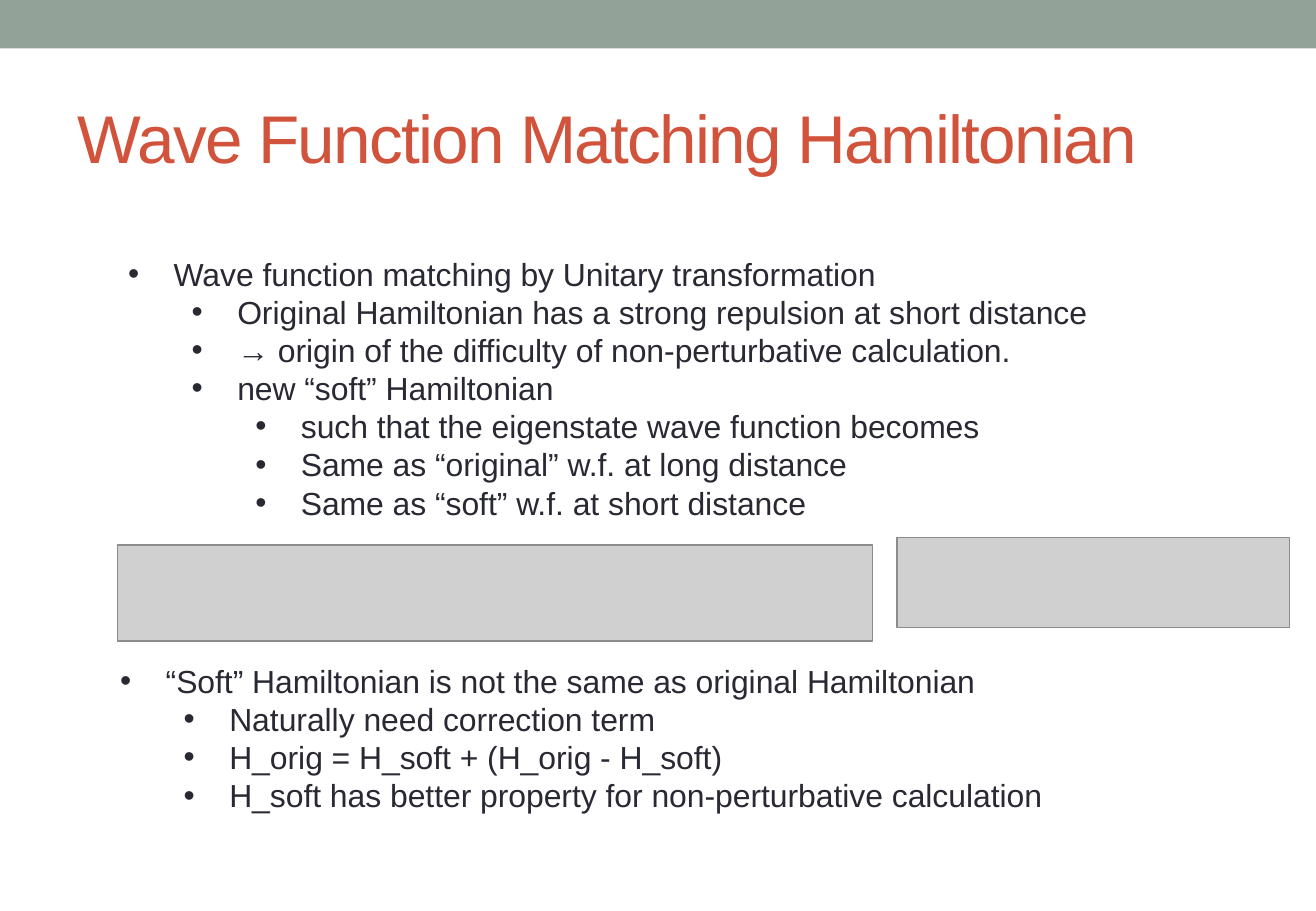
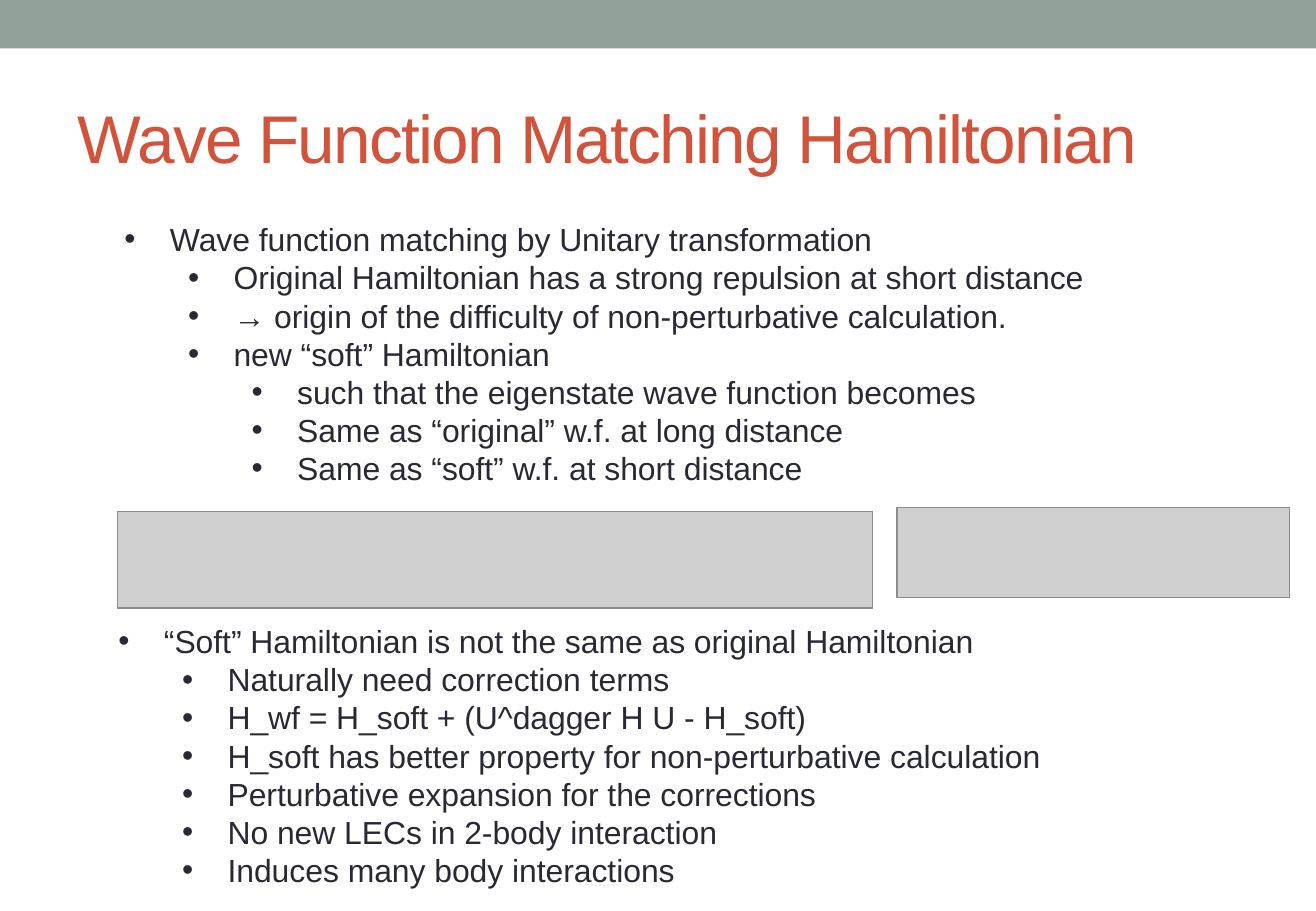
Before and after one commit to alphacentaury-github/NPSS2020, a slide deck: slide 12 of 20220411_KPS_송영호.pptx (slide 10 before the commit). Drawn at 1316x911 pixels with LibreOffice and Linux fonts; fonts in the diff are those of the drawing; grey boxes stand for pictures. Boxes give left, top, right and bottom in pixels: in the first picture for what was removed or moved away, otherwise in the second. Text is boxed around its words. In the diff, an @@ line names an element or a change of style, - is before the commit and + after.

```diff
--- a/20220411_KPS_송영호.pptx
+++ b/20220411_KPS_송영호.pptx
@@ text "Wave function matching by Unitary ...": place and size @@
-text "Wave function matching by Unitary ..." at (174, 263, 1087, 516)
+text "Wave function matching by Unitary ..." at (170, 228, 1083, 481)
@@ picture: place and size @@
-picture at (897, 537, 1289, 627)
+picture at (897, 508, 1289, 598)
@@ picture: place and size @@
-picture at (118, 546, 874, 642)
+picture at (118, 512, 874, 608)
@@ text "“Soft” Hamiltonian is not the ...": place and size @@
-text "“Soft” Hamiltonian is not the ..." at (166, 670, 1042, 814)
+text "“Soft” Hamiltonian is not the ..." at (164, 630, 1040, 889)
@@ text at (228, 668, 807, 736): text changed @@
-  • Naturally need correction term
-  • H_orig = H_soft + (H_orig - H_soft)
+  • Naturally need correction terms
+  • H_wf = H_soft + (U^dagger H U - H_soft)
@@ text at (228, 783, 815, 889): paragraphs added @@
+  • Perturbative expansion for the corrections
+  • No new LECs in 2-body interaction
+  • Induces many body interactions
```
Also in this commit, not shown: 9 other slides changed, 9 slides added, 8 slides removed.
